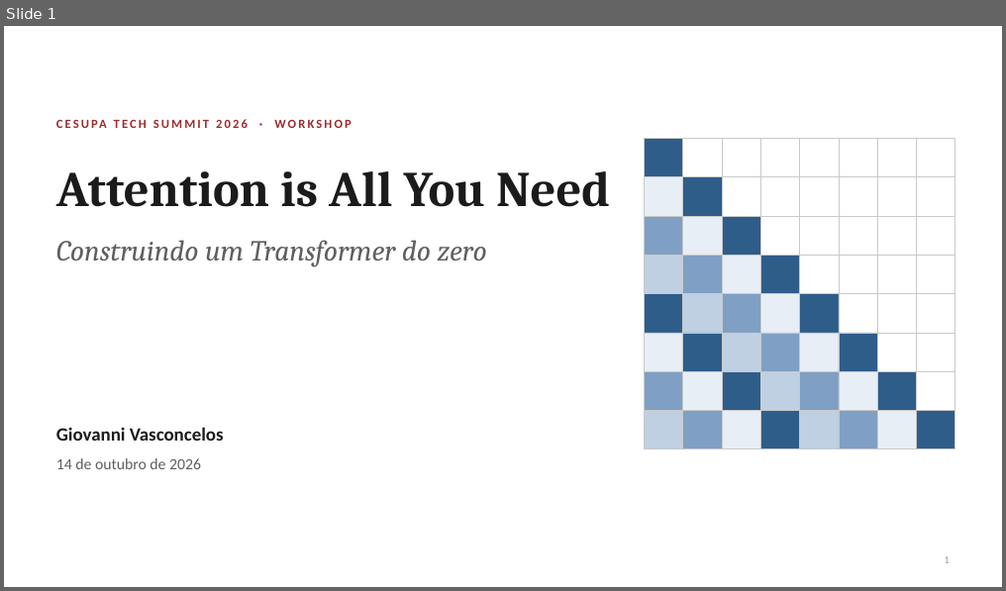
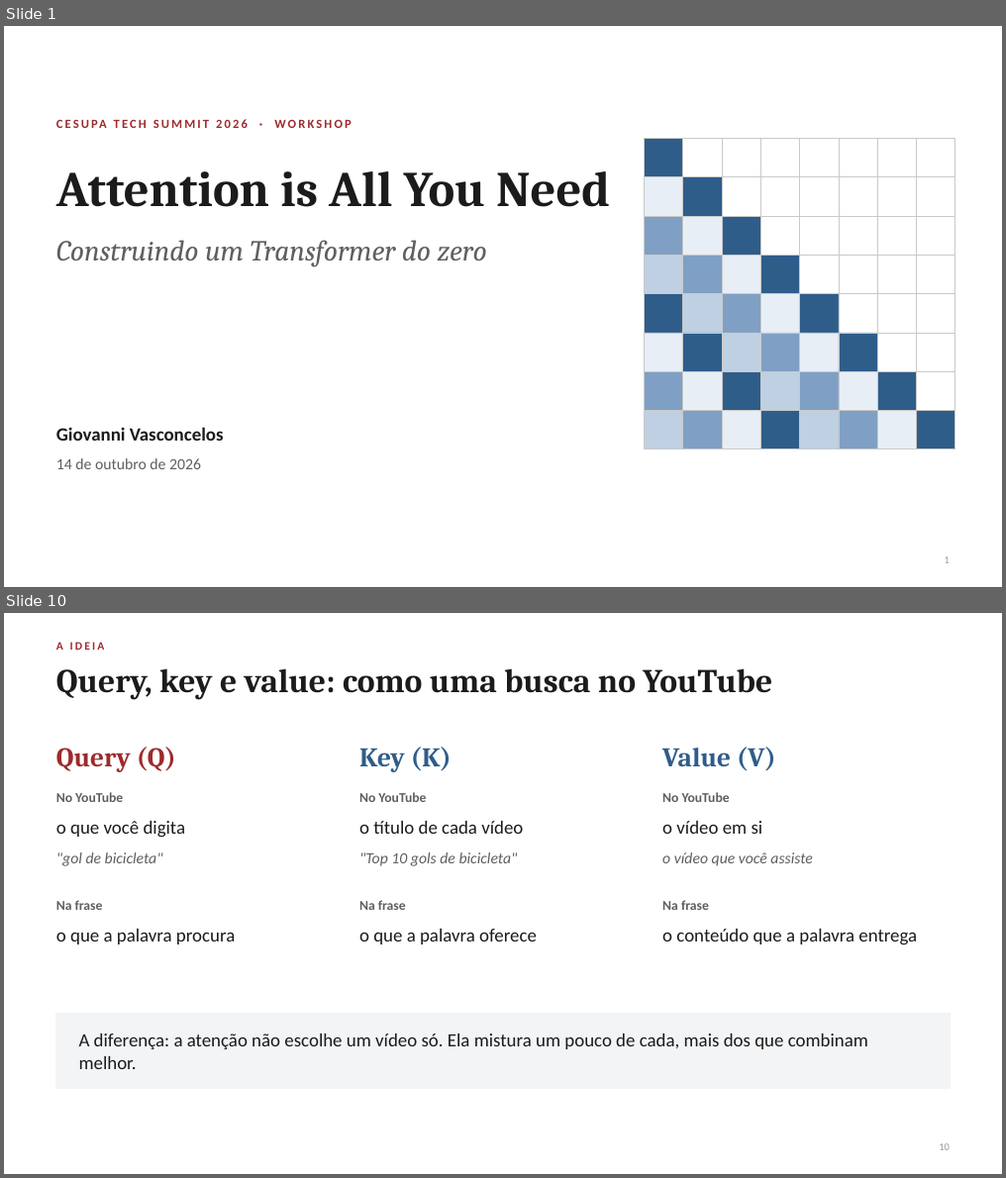
Before and after one commit to giovannibragasv/transformer-do-zero, a slide deck: slides/attention_workshop.pptx. Shown one above the other, each under a label of ours: slide 1 before the commit, slides 1 and 10 after it; the slides between them are not shown. The pictures are 1006x591 and 1006x1178 pixels, drawn with LibreOffice and Linux fonts; fonts in the diff are those of the drawing. Boxes give left, top, right and bottom in pixels: in the first picture for what was removed or moved away, otherwise in the second. Text is boxed around its words. In the diff, an @@ line names an element or a change of style, - is before the commit and + after.

Commit message:
Exercícios de lacuna, código pesado escondido e slides mais didáticos
- Notebook: atenção feita passo a passo num exemplo de três palavras; exercícios de
  lacuna (___) com a resposta no comentário; células pesadas em formulário do Colab;
  glossário e instruções de uso no topo; controle deslizante de temperatura.
- Slides: 25, com a história desde 2017, o problema das redes recorrentes, a busca
  do YouTube como analogia de Q/K/V, os três passos com os números do notebook e
  por que a atenção mudou tudo. Sem horários na tela.

```diff
--- a/slides/attention_workshop.pptx
+++ b/slides/attention_workshop.pptx
@@ slide 10 added at [4, 613, 1002, 1174], background #FFFFFF @@
@@ text added at [56, 642, 105, 650], 11 pt, text #9E2A2B, bold @@
+A IDEIA
@@ text added at [56, 668, 772, 700], 32 pt, text #1B1B1B, bold @@
+Query, key e value: como uma busca no YouTube
@@ text added at [56, 747, 176, 772], 26 pt, text #9E2A2B, bold @@
+Query (Q)
@@ text added at [359, 747, 451, 772], 26 pt, text #2F5D8A, bold @@
+Key (K)
@@ text added at [662, 747, 776, 771], 26 pt, text #2F5D8A, bold @@
+Value (V)
@@ text added at [56, 792, 123, 802], 13 pt, text #5F5F5F, bold @@
+No YouTube
@@ text added at [359, 792, 426, 802], 13 pt, text #5F5F5F, bold @@
+No YouTube
@@ text added at [662, 792, 730, 802], 13 pt, text #5F5F5F, bold @@
+No YouTube
@@ text added at [56, 821, 186, 838], 18 pt, text #1B1B1B @@
+o que você digita
@@ text added at [359, 821, 523, 834], 18 pt, text #1B1B1B @@
+o título de cada vídeo
@@ text added at [662, 821, 763, 834], 18 pt, text #1B1B1B @@
+o vídeo em si
@@ text added at [56, 853, 163, 866], 15 pt, text #5F5F5F, italic @@
+"gol de bicicleta"
@@ text added at [359, 853, 518, 866], 15 pt, text #5F5F5F, italic @@
+"Top 10 gols de bicicleta"
@@ text added at [662, 853, 813, 866], 15 pt, text #5F5F5F, italic @@
+o vídeo que você assiste
@@ text added at [56, 900, 103, 910], 13 pt, text #5F5F5F, bold @@
+Na frase
@@ text added at [359, 900, 406, 910], 13 pt, text #5F5F5F, bold @@
+Na frase
@@ text added at [662, 900, 709, 910], 13 pt, text #5F5F5F, bold @@
+Na frase
@@ text added at [56, 929, 235, 945], 18 pt, text #1B1B1B @@
+o que a palavra procura
@@ text added at [359, 929, 537, 945], 18 pt, text #1B1B1B @@
+o que a palavra oferece
@@ text added at [662, 929, 917, 946], 18 pt, text #1B1B1B @@
+o conteúdo que a palavra entrega
@@ rectangle added at [56, 1014, 949, 1088], fill #F3F4F6, outline #F3F4F6 1 pt @@
@@ text added at [79, 1034, 868, 1069], 18 pt, text #1B1B1B @@
+A diferença: a atenção não escolhe um vídeo só. Ela mistura um pouco de cada, mais dos que combinam melhor.
@@ text added at [939, 1144, 949, 1151], 10 pt, text #9A9A9A @@
+10
```
Also in this commit, not shown: 11 slides changed, 12 other slides added, 4 slides removed, 5 other files.
